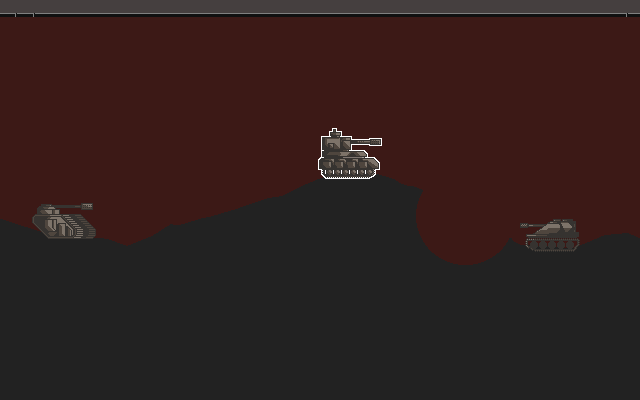
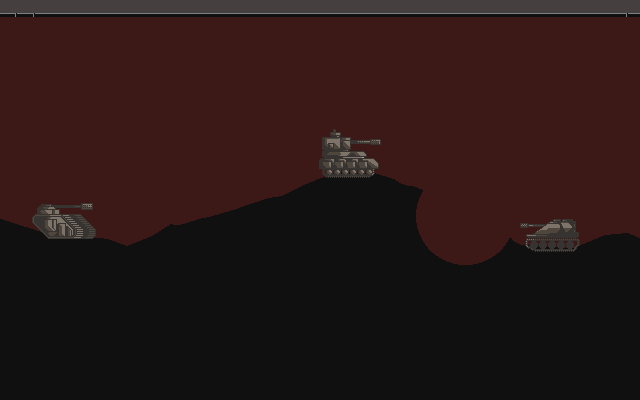
Layered file, before and after one edit (640x400). Changes by layer:
removed layer "Layer #1" over [318, 128, 382, 179]
painted on "terrain" over [0, 172, 640, 400]
